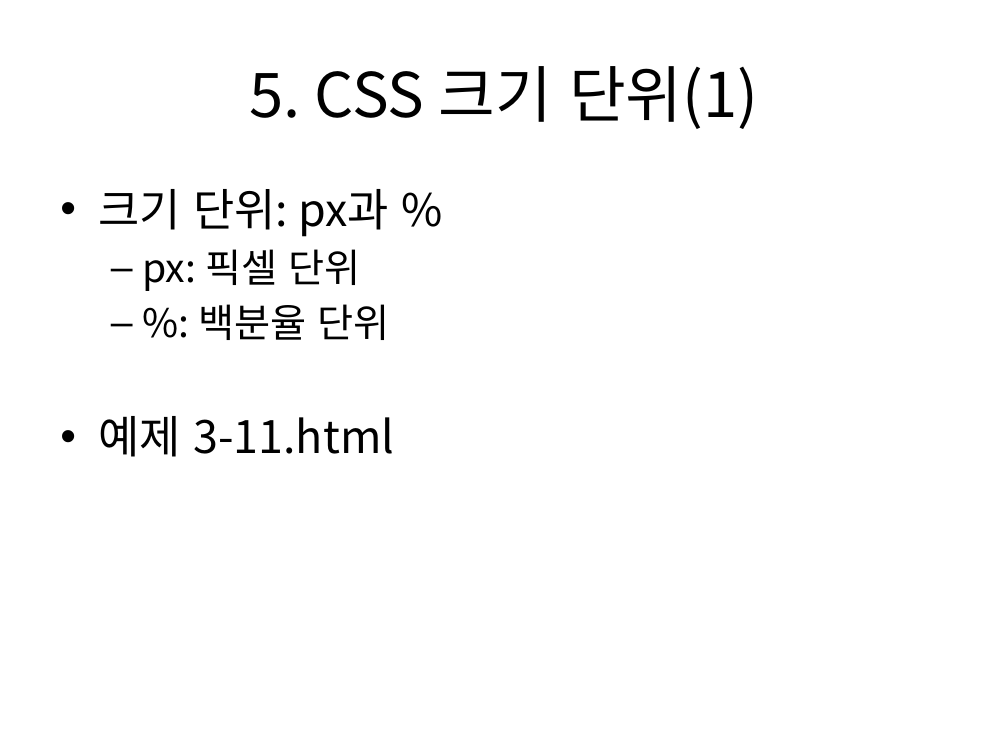
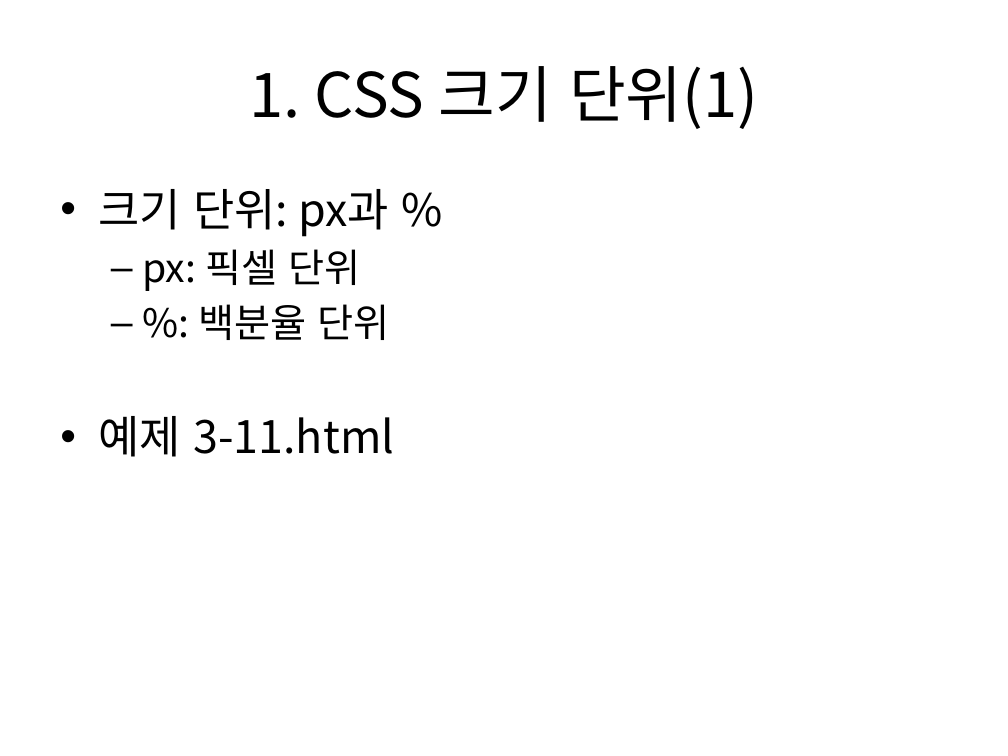
Before and after one commit to kdkcom1234/git2021, a slide deck: slide 12 of 1-html-css/03. CSS3 선택자 및 스타일 속성(1).pptx. Drawn at 1008x756 pixels with LibreOffice and Linux fonts; fonts in the diff are those of the drawing. Boxes give left, top, right and bottom in pixels: in the first picture for what was removed or moved away, otherwise in the second. Text is boxed around its words. In the diff, an @@ line names an element or a change of style, - is before the commit and + after.

```diff
--- a/1-html-css/03. CSS3 선택자 및 스타일 속성(1).pptx
+++ b/1-html-css/03. CSS3 선택자 및 스타일 속성(1).pptx
@@ title at (249,66,758,129): text changed @@
-5. CSS 크기 단위(1)
+1. CSS 크기 단위(1)
```
Also in this commit, not shown: 12 other slides changed.
